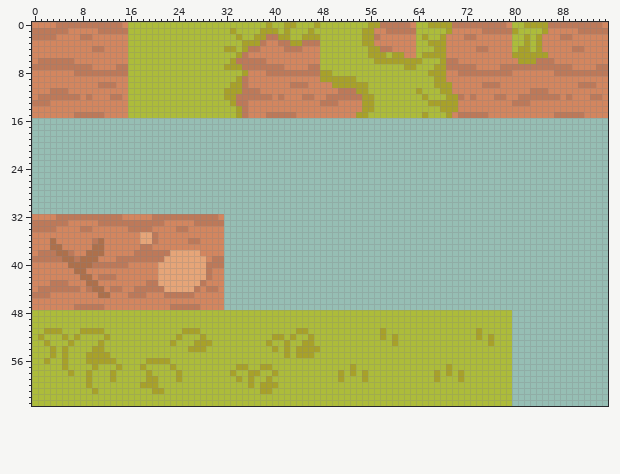
Edited in one commit: pixel-art file (src/Hamaze.Game/Assets/Tilesets/terrain_001.aseprite). Above: the version before the commit.
96x64 pixels, 1 frame.
After:
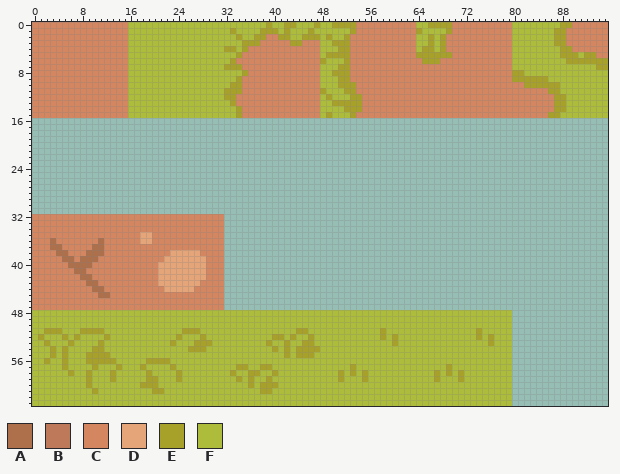
Palette (. is transparent): A #ad704b  B #bd7959  C #d3865f  D #e6a578  E #a8a129  F #adbc3a
From old to new:
@@ x 0..95 @@
- 0 CCCCBBBBBBBBBBBCFFFFFFFFFFFFFFFFFFFFFFFEFFEEFFFEFFFFFFFFEEBBBBBCFFEEEEBBBBBBBBBCFFEEEEBBBBBBBBBC
- 1 BBBBBBCCCCCBBBBBFFFFFFFFFFFFFFFFFEFFFFEEEFEFFFEFFFFFFFFEECCBBBBBFFFFFECCCCCBBBBBEFFFFECCCCCBBBBB
- 2 BBBBCCCCBBCCCCCCFFFFFFFFFFFFFFFFFFEFFEEBBEEFFEEEFFFFFFFEEBCCCCCCFEFFECCCBBCCCCCCFFEFECCCBBCCCCCC
- 3 CCCCCCCCCCCCCCCCFFFFFFFFFFFFFFFFFFFEEEBCCBBEEBBBFFFFFFFEECCCCCCCFFEEECCCCCCCCCCCFFEFECCCCCCCCCCC
- 4 CCCCCCCCCCBBCCCCFFFFFFFFFFFFFFFFEEFEBBCCCCBBBCCCFFFFFFFFEEBBCCCCFFFEECCCCCBBCCCCFEEFECCCCCBBCCCC
- 5 CCCCCCCCCCCCCCCCFFFFFFFFFFFFFFFFFFEBCCCCCCCCCCCCFFFFFFFFEEEFEECCFEEEECCCCCCCCCCCEEEEEECCCCCCCCCC
- 6 CBBBBBBCCCCCCCCCFFFFFFFFFFFFFFFFFEBBBBBCCCCCCCCCFFFFFFFFFEEEEEEEEFFFEBBCCCCCCCCCCEEEBBBCCCCCCCCC
- 7 BBBBBBBBBBCCCCBBFFFFFFFFFFFFFFFFEEEBBBBBBBCCCCBBFFFFFFFFFFFFFFEEFFFEEBBBBBCCCCBBBBBBBBBBBBCCCCBB
- 8 CCCCCCCBBBBBBBBBFFFFFFFFFFFFFFFFFFFECCCBBBBBBBBBEEFFFFFFFFFFFFFFFFEEECCBBBBBBBBBCCCCCCCBBBBBBBBB
- 9 CCCCCCCCCCCCCCCCFFFFFFFFFFFFFFFFFFEBCCCCCCCCCCCCEEEEEEFFFFFFFFFFFFFEECCCCCCCCCCCCCCCCCCCCCCCCCCC
-10 CCCCCCCCCCCBBBCCFFFFFFFFFFFFFFFFFEEBCCCCCCCBBBCCCCEEEEEEFFFFFFFFFFFEEECCCCCBBBCCCCCCCCCCCCCBBBCC
-11 CCCBBBCCCCCCCCCCFFFFFFFFFFFFFFFFEEEBBBCCCCCCCCCCCCCBBBEEFFFFFFFFEFFFEECCCCCCCCCCCCCBBBCCCCCCCCCC
-12 CBBBBBBBCBCCCBBCFFFFFFFFFFFFFFFFEEBBBBBBCBCCCBBCCBBBBBBEEFFFFFFFFEFFFEEBCBCCCBBCCBBBBBBBCBCCCBBC
-13 BBBCCCCCCCCCCCCCFFFFFFFFFFFFFFFFFEBBCCCCCCCCCCCCBBBCCCCEEFFFFFFFFFEEEEECCCCCCCCCBBBCCCCCCCCCCCCC
-14 CCCCCCCCCCCCCCCCFFFFFFFFFFFFFFFFFFEBCCCCCCCCCCCCCCCCCCCEEFFFFFFFFFFFEEECCCCCCCCCCCCCCCCCCCCCCCCC
-15 CCCCCCCBBBBBCCCCFFFFFFFFFFFFFFFFFFEBCCCBBBBBCCCCCCCCCCEEFFFFFFFFFEFFFECBBBBBCCCCCCCCCCCBBBBBCCCC
+ 0 CCCCCCCCCCCCCCCCFFFFFFFFFFFFFFFFFFFFFFFEFFEEFFFEFFEEEECCCCCCCCCCFFEEEECCCCCCCCCCFFFFFFFFEECCCCCC
+ 1 CCCCCCCCCCCCCCCCFFFFFFFFFFFFFFFFFEFFFFEEEFEFFFEFFFFFFECCCCCCCCCCEFFFFECCCCCCCCCCFFFFFFFEECCCCCCC
+ 2 CCCCCCCCCCCCCCCCFFFFFFFFFFFFFFFFFFEFFEECCEEFFEEEFEFFECCCCCCCCCCCFFEFECCCCCCCCCCCFFFFFFFEECCCCCCC
+ 3 CCCCCCCCCCCCCCCCFFFFFFFFFFFFFFFFFFFEEECCCCCEECCCFFEEECCCCCCCCCCCFFEFECCCCCCCCCCCFFFFFFFEECCCCCCC
+ 4 CCCCCCCCCCCCCCCCFFFFFFFFFFFFFFFFEEFECCCCCCCCCCCCFFFEECCCCCCCCCCCFEEFECCCCCCCCCCCFFFFFFFFEECCCCCC
+ 5 CCCCCCCCCCCCCCCCFFFFFFFFFFFFFFFFFFECCCCCCCCCCCCCFEEEECCCCCCCCCCCEEEEEECCCCCCCCCCFFFFFFFFEEEFEECC
+ 6 CCCCCCCCCCCCCCCCFFFFFFFFFFFFFFFFFECCCCCCCCCCCCCCEFFFECCCCCCCCCCCCEEECCCCCCCCCCCCFFFFFFFFFEEEEEEE
+ 7 CCCCCCCCCCCCCCCCFFFFFFFFFFFFFFFFEEECCCCCCCCCCCCCFFFEECCCCCCCCCCCCCCCCCCCCCCCCCCCFFFFFFFFFFFFFFEE
+ 8 CCCCCCCCCCCCCCCCFFFFFFFFFFFFFFFFFFFECCCCCCCCCCCCFFEEECCCCCCCCCCCCCCCCCCCCCCCCCCCEEFFFFFFFFFFFFFF
+ 9 CCCCCCCCCCCCCCCCFFFFFFFFFFFFFFFFFFECCCCCCCCCCCCCFFFEECCCCCCCCCCCCCCCCCCCCCCCCCCCEEEEEEFFFFFFFFFF
+10 CCCCCCCCCCCCCCCCFFFFFFFFFFFFFFFFFEECCCCCCCCCCCCCFFFEEECCCCCCCCCCCCCCCCCCCCCCCCCCCCEEEEEEFFFFFFFF
+11 CCCCCCCCCCCCCCCCFFFFFFFFFFFFFFFFEEECCCCCCCCCCCCCEFFFEECCCCCCCCCCCCCCCCCCCCCCCCCCCCCCCCEEFFFFFFFF
+12 CCCCCCCCCCCCCCCCFFFFFFFFFFFFFFFFEECCCCCCCCCCCCCCFEFFFEECCCCCCCCCCCCCCCCCCCCCCCCCCCCCCCCEEFFFFFFF
+13 CCCCCCCCCCCCCCCCFFFFFFFFFFFFFFFFFECCCCCCCCCCCCCCFFEEEEECCCCCCCCCCCCCCCCCCCCCCCCCCCCCCCCEEFFFFFFF
+14 CCCCCCCCCCCCCCCCFFFFFFFFFFFFFFFFFFECCCCCCCCCCCCCFFFFEEECCCCCCCCCCCCCCCCCCCCCCCCCCCCCCCCEEFFFFFFF
+15 CCCCCCCCCCCCCCCCFFFFFFFFFFFFFFFFFFECCCCCCCCCCCCCFEFFFECCCCCCCCCCCCCCCCCCCCCCCCCCCCCCCCEEFFFFFFFF
 16 ................................................................................................
@@ x 0..33 @@
 31 ..................................
-32 CCCCBBBBBBBBBBBCCCCCBBBBBBBBBBBC..
-33 BBBBBBCCCCCBBBBBBBBBBBCCCCCBBBBB..
-34 BBBBCCCCBBCCCCCCBBBBCCCCBBCCCCCC..
-35 CCCCCCCCCCCCCCCCCCDDBCCCCCCCCCCC..
-36 CCCACCCCCCBACCCCCCDDBCCCCCBBCCCC..
-37 CCCAACCCCCAACCCCCCBBCCCCCCCCCCCC..
-38 CBBBAABCCAAACCCCCBBBBBBDDDDDCCCC..
-39 BBBBBAABAAACCCBBBBBBBBDDDDDDDCBB..
-40 CCCCCCAAAABBBBBBCCCCCDDDDDDDDBBB..
-41 CCCCCCCAACCCCCCCCCCCCDDDDDDDDBCC..
-42 CCCCCCCCAACBBBCCCCCCCDDDDDDDDBCC..
-43 CCCBBBCCCAACCCCCCCCBBDDDDDDDBCCC..
-44 CBBBBBBBCBAACBBCCBBBBBDDDDDBCBBC..
-45 BBBCCCCCCCCAACCCBBBCCCBBBBBCCCCC..
+32 CCCCCCCCCCCCCCCCCCCCCCCCCCCCCCCC..
+33 CCCCCCCCCCCCCCCCCCCCCCCCCCCCCCCC..
+34 CCCCCCCCCCCCCCCCCCCCCCCCCCCCCCCC..
+35 CCCCCCCCCCCCCCCCCCDDCCCCCCCCCCCC..
+36 CCCACCCCCCCACCCCCCDDCCCCCCCCCCCC..
+37 CCCAACCCCCAACCCCCCCCCCCCCCCCCCCC..
+38 CCCCAACCCAAACCCCCCCCCCCDDDDDCCCC..
+39 CCCCCAACAAACCCCCCCCCCCDDDDDDDCCC..
+40 CCCCCCAAAACCCCCCCCCCCDDDDDDDDCCC..
+41 CCCCCCCAACCCCCCCCCCCCDDDDDDDDCCC..
+42 CCCCCCCCAACCCCCCCCCCCDDDDDDDDCCC..
+43 CCCCCCCCCAACCCCCCCCCCDDDDDDDCCCC..
+44 CCCCCCCCCCAACCCCCCCCCCDDDDDCCCCC..
+45 CCCCCCCCCCCAACCCCCCCCCCCCCCCCCCC..
 46 CCCCCCCCCCCCCCCCCCCCCCCCCCCCCCCC..
-47 CCCCCCCBBBBBCCCCCCCCCCCBBBBBCCCC..
+47 CCCCCCCCCCCCCCCCCCCCCCCCCCCCCCCC..
 48 FFFFFFFFFFFFFFFFFFFFFFFFFFFFFFFFFF
Boxes around the changes in both pictures, in picture pixels (x1, y1, x2, y2):
changed: (32, 22, 128, 118)
changed: (236, 22, 608, 118)
changed: (32, 214, 224, 310)
